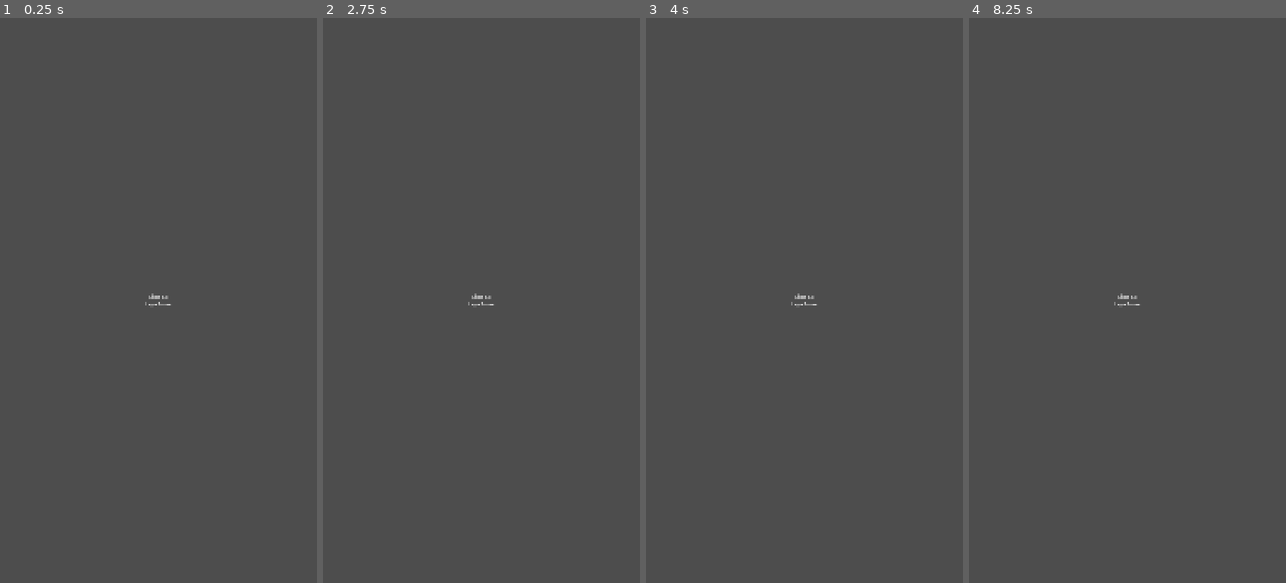
Above: before the commit, frames 1-4 (left to right).
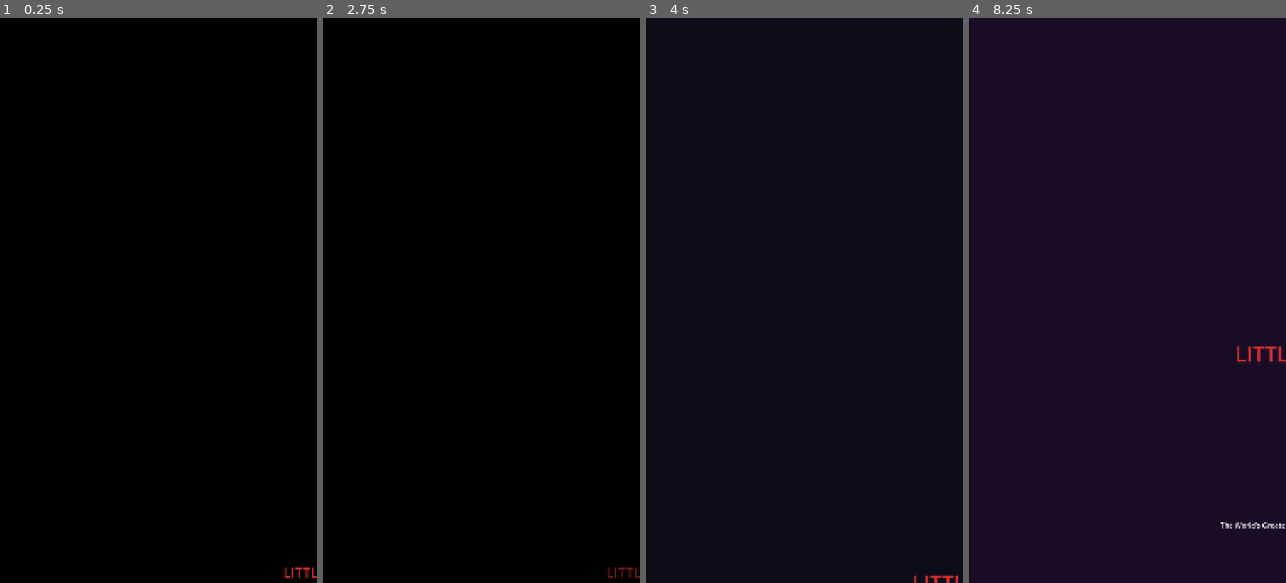
Above: after the commit, the same moments.

Repository: aallbrig/little_six_bike_race
Game: Godot game, scene res://scenes/logo/Logo.tscn
Two runs of this game, one before a commit and one after it. Both use one fixed random seed, a clock stepped at 60 frames per second and the inputs below.
Inputs (mouse positions are in pixels of both pictures, inside the frame that each line leads up to):
- Up to frame 1 (0.25 s): no input
- Up to frame 2 (2.75 s): tap Enter at 0.5, 2 s; move the mouse to (551, 272) at 0.52 s; tap E (exchange) at 0.6, 2.1 s; click (551, 272) at 0.67 s; tap Space (sprint) at 1.25, 1.35 s; move the mouse to (418, 328) at 1.27 s; click (418, 328) at 1.42 s; move the mouse to (513, 176) at 2.02 s; click (513, 176) at 2.17 s
- Up to frame 3 (4 s): tap Space (sprint) at 2.75, 2.85 s; move the mouse to (788, 413) at 2.77 s; click (788, 413) at 2.92 s; tap Enter at 3.5 s; move the mouse to (899, 385) at 3.52 s; tap E (exchange) at 3.6 s; click (899, 385) at 3.67 s
- Up to frame 4 (8.25 s): tap Space (sprint) at 4.25, 4.35, 5.85, 7.35 s; move the mouse to (1032, 215) at 4.27 s; click (1032, 215) at 4.42 s; move the mouse to (1143, 300) at 5.02 s; tap E (exchange) at 5.1, 6.6, 8.1 s; click (1143, 300) at 5.17 s; move the mouse to (1079, 159) at 5.77 s; click (1079, 159) at 5.92 s; move the mouse to (1197, 272) at 6.52 s; click (1197, 272) at 6.67 s; move the mouse to (1064, 328) at 7.27 s; click (1064, 328) at 7.42 s; move the mouse to (1159, 176) at 8.02 s; click (1159, 176) at 8.17 s

The runs differ from the first frame. In frame 1, 100% of the frame differs, in the area x 0-100%, y 0-100%; in frame 2, 100%; in frame 3, 100%; in frame 4, 100%.

Commit message:
feat(spec-002): implement core attract mode loop (partial)
- Logo.tscn with 3-second fade animation (0.5s in, 2s hold, 0.5s out) → CINEMATIC (REQ-002-001)
- IntroCinematic.tscn with skip button after 5s, music trigger, input handling (REQ-002-002)
- TitleScreen.tscn with pulsing "TAP TO START", 10s idle timer to DEMO, tap-to-start logic (REQ-002-003)
- DemoRace.tscn with 60s timer, "TAP TO PLAY" button, DEMO watermark (REQ-002-004)
- MainHub.tscn placeholder with player status and action buttons (REQ-002-007)
- Updated GameManager._load_scene() to handle scene transitions
- Basic attract mode flow working: Logo → Cinematic → Title → (timeout) Demo → Cinematic loop

Next: TransitionManager with iris wipe, full CreateRacer flow, and quit-to-host polish.

Diff:
--- /dev/null
+++ b/godot/LittleSix/scenes/cinematic/IntroCinematic.gd
@@ -0,0 +1,35 @@
+extends Control
+
+var _skipped = false
+
+func _ready() -> void:
+    # Start music
+    EventBus.music_track_requested.emit("attract", 1.0)
+
+    # Connect skip timer
+    $SkipTimer.timeout.connect(_on_skip_timer_timeout)
+
+    # Connect input for skip
+    gui_input.connect(_on_gui_input)
+
+func _on_skip_timer_timeout() -> void:
+    $SkipLabel.visible = true
+    $AnimationPlayer.play("show_skip")
+
+func _on_gui_input(event: InputEvent) -> void:
+    if $SkipLabel.visible and event is InputEventMouseButton and event.pressed:
+        _skip_to_title()
+
+func _skip_to_title() -> void:
+    if not _skipped:
+        _skipped = true
+        GameManager.transition_to(GameManager.GameState.TITLE)
+
+func _input(event: InputEvent) -> void:
+    if event is InputEventMouseButton and event.pressed and $SkipLabel.visible:
+        _skip_to_title()
+
+# Called when cinematic should end (would be triggered by AnimationPlayer in full version)
+func _on_cinematic_complete() -> void:
+    if not _skipped:
+        GameManager.transition_to(GameManager.GameState.TITLE)
--- /dev/null
+++ b/godot/LittleSix/scenes/cinematic/IntroCinematic.tscn
@@ -0,0 +1,102 @@
+[gd_scene load_steps=3 format=3 uid="uid://c3v3v3v3v3v3v3v3v3v3v3"]
+
+[ext_resource type="Script" uid="uid://d4v4v4v4v4v4v4v4v4v4v4" path="res://scenes/cinematic/IntroCinematic.gd" id="1"]
+
+[sub_resource type="Animation" id="Animation_1"]
+length = 5.0
+tracks/0/type = "value"
+tracks/0/imported = false
+tracks/0/enabled = true
+tracks/0/path = NodePath("SkipLabel:modulate")
+tracks/0/interp = 1
+tracks/0/loop_wrap = true
+tracks/0/keys = {
+"times": PackedFloat32Array(0, 5),
+"transitions": PackedFloat32Array(1, 1),
+"update": 0,
+"values": [Color(1, 1, 1, 0), Color(1, 1, 1, 1)]
+}
+
+[sub_resource type="AnimationLibrary" id="AnimationLibrary_1"]
+_data = {
+"show_skip": SubResource("Animation_1")
+}
+
+[node name="IntroCinematic" type="Control"]
+anchors_preset = 15
+anchor_right = 1.0
+anchor_bottom = 1.0
+offset_right = 1080.0
+offset_bottom = 1920.0
+grow_horizontal = 2
+grow_vertical = 2
+script = ExtResource("1")
+
+[node name="Background" type="ColorRect" parent="."]
+layout_mode = 0
+anchor_right = 1.0
+anchor_bottom = 1.0
+offset_right = 1080.0
+offset_bottom = 1920.0
+color = Color(0.05, 0.05, 0.1, 1)
+
+[node name="Title" type="Label" parent="."]
+layout_mode = 1
+anchors_preset = 8
+anchor_left = 0.5
+anchor_top = 0.5
+anchor_right = 0.5
+anchor_bottom = 0.5
+offset_left = -200.0
+offset_top = -100.0
+offset_right = 200.0
+offset_bottom = 100.0
+grow_horizontal = 2
+grow_vertical = 2
+theme_override_font_sizes/font_size = 72
+theme_override_colors/font_color = Color(0.827451, 0.180392, 0.180392, 1)
+text = "LITTLE SIX"
+horizontal_alignment = 1
+vertical_alignment = 1
+
+[node name="Subtitle" type="Label" parent="."]
+layout_mode = 1
+anchors_preset = 8
+anchor_left = 0.5
+anchor_top = 0.5
+anchor_right = 0.5
+anchor_bottom = 0.5
+offset_left = -250.0
+offset_top = 20.0
+offset_right = 250.0
+offset_bottom = 60.0
+grow_horizontal = 2
+grow_vertical = 2
+theme_override_font_sizes/font_size = 24
+text = "The World's Greatest College Weekend"
+horizontal_alignment = 1
+
+[node name="SkipLabel" type="Label" parent="."]
+visible = false
+layout_mode = 1
+anchors_preset = 5
+anchor_left = 1.0
+anchor_right = 1.0
+offset_left = -120.0
+offset_top = 20.0
+offset_right = -20.0
+offset_bottom = 60.0
+grow_horizontal = 0
+theme_override_colors/font_color = Color(0.7, 0.7, 0.7, 1)
+text = "TAP TO SKIP"
+horizontal_alignment = 2
+
+[node name="AnimationPlayer" type="AnimationPlayer" parent="."]
+libraries = {
+"": SubResource("AnimationLibrary_1")
+}
+
+[node name="SkipTimer" type="Timer" parent="."]
+wait_time = 5.0
+one_shot = true
+autostart = true
--- /dev/null
+++ b/godot/LittleSix/scenes/demo/DemoRace.gd
@@ -0,0 +1,20 @@
+extends Control
+
+var _demo_timer = 0.0
+const DEMO_DURATION = 60.0
+
+func _ready() -> void:
+    EventBus.music_track_requested.emit("race_normal", 1.0)
+    $TapToPlay.pressed.connect(_on_tap_to_play_pressed)
+    $DemoLabel.text = "DEMO"
+
+func _process(delta: float) -> void:
+    _demo_timer += delta
+    if _demo_timer >= DEMO_DURATION:
+        GameManager.transition_to(GameManager.GameState.CINEMATIC)
+
+func _on_tap_to_play_pressed() -> void:
+    if SaveManager.player_data == null:
+        GameManager.transition_to(GameManager.GameState.CREATE_RACER)
+    else:
+        GameManager.transition_to(GameManager.GameState.MAIN_HUB)
--- /dev/null
+++ b/godot/LittleSix/scenes/demo/DemoRace.tscn
@@ -0,0 +1,67 @@
+[gd_scene load_steps=2 format=3 uid="uid://a7b7b7b7b7b7b7b7b7b7b7b7"]
+
+[ext_resource type="Script" uid="uid://b8c8c8c8c8c8c8c8c8c8c8c8" path="res://scenes/demo/DemoRace.gd" id="1"]
+
+[node name="DemoRace" type="Control"]
+anchors_preset = 15
+anchor_right = 1.0
+anchor_bottom = 1.0
+offset_right = 1080.0
+offset_bottom = 1920.0
+grow_horizontal = 2
+grow_vertical = 2
+script = ExtResource("1")
+
+[node name="Background" type="ColorRect" parent="."]
+layout_mode = 0
+anchor_right = 1.0
+anchor_bottom = 1.0
+offset_right = 1080.0
+offset_bottom = 1920.0
+color = Color(0.05, 0.15, 0.1, 1)
+
+[node name="Label" type="Label" parent="."]
+layout_mode = 1
+anchors_preset = 8
+anchor_left = 0.5
+anchor_top = 0.5
+anchor_right = 0.5
+anchor_bottom = 0.5
+offset_left = -150.0
+offset_top = -50.0
+offset_right = 150.0
+offset_bottom = 50.0
+grow_horizontal = 2
+grow_vertical = 2
+theme_override_font_sizes/font_size = 48
+text = "DEMO RACE
+(60 seconds)"
+horizontal_alignment = 1
+
+[node name="DemoLabel" type="Label" parent="."]
+layout_mode = 1
+anchors_preset = 5
+anchor_left = 1.0
+anchor_right = 1.0
+offset_left = -100.0
+offset_top = 20.0
+offset_right = -20.0
+offset_bottom = 50.0
+grow_horizontal = 0
+theme_override_colors/font_color = Color(0.8, 0.8, 0.8, 0.4)
+text = "DEMO"
+horizontal_alignment = 2
+
+[node name="TapToPlay" type="Button" parent="."]
+layout_mode = 1
+anchors_preset = 8
+anchor_left = 0.5
+anchor_top = 0.8
+anchor_right = 0.5
+anchor_bottom = 0.8
+offset_left = -120.0
+offset_top = -30.0
+offset_right = 120.0
+offset_bottom = 30.0
+grow_horizontal = 2
+text = "TAP TO PLAY"
--- /dev/null
+++ b/godot/LittleSix/scenes/hub/MainHub.gd
@@ -0,0 +1,12 @@
+extends Control
+
+func _ready() -> void:
+    EventBus.music_track_requested.emit("hub", 1.0)
+    $TrainButton.pressed.connect(_on_train_pressed)
+    $RaceButton.pressed.connect(_on_race_pressed)
+
+func _on_train_pressed() -> void:
+    GameManager.transition_to(GameManager.GameState.TRAINING_DAY)
+
+func _on_race_pressed() -> void:
+    GameManager.transition_to(GameManager.GameState.LOBBY)
--- /dev/null
+++ b/godot/LittleSix/scenes/hub/MainHub.tscn
@@ -0,0 +1,84 @@
+[gd_scene load_steps=2 format=3 uid="uid://d9e9e9e9e9e9e9e9e9e9e9e9"]
+
+[ext_resource type="Script" uid="uid://f1a1a1a1a1a1a1a1a1a1a1a1" path="res://scenes/hub/MainHub.gd" id="1"]
+
+[node name="MainHub" type="Control"]
+anchors_preset = 15
+anchor_right = 1.0
+anchor_bottom = 1.0
+offset_right = 1080.0
+offset_bottom = 1920.0
+grow_horizontal = 2
+grow_vertical = 2
+script = ExtResource("1")
+
+[node name="Background" type="ColorRect" parent="."]
+layout_mode = 0
+anchor_right = 1.0
+anchor_bottom = 1.0
+offset_right = 1080.0
+offset_bottom = 1920.0
+color = Color(0.1, 0.1, 0.2, 1)
+
+[node name="Title" type="Label" parent="."]
+layout_mode = 1
+anchors_preset = 8
+anchor_left = 0.5
+anchor_top = 0.2
+anchor_right = 0.5
+anchor_bottom = 0.2
+offset_left = -200.0
+offset_top = -30.0
+offset_right = 200.0
+offset_bottom = 30.0
+grow_horizontal = 2
+grow_vertical = 2
+theme_override_font_sizes/font_size = 48
+text = "MAIN HUB"
+horizontal_alignment = 1
+
+[node name="Status" type="Label" parent="."]
+layout_mode = 1
+anchors_preset = 8
+anchor_left = 0.5
+anchor_top = 0.4
+anchor_right = 0.5
+anchor_bottom = 0.4
+offset_left = -150.0
+offset_top = -50.0
+offset_right = 150.0
+offset_bottom = 50.0
+grow_horizontal = 2
+grow_vertical = 2
+text = "Player: Rider
+Week 1 • HOT 🔥
+Progress: 1/3 days"
+horizontal_alignment = 1
+
+[node name="TrainButton" type="Button" parent="."]
+layout_mode = 1
+anchors_preset = 8
+anchor_left = 0.5
+anchor_top = 0.6
+anchor_right = 0.5
+anchor_bottom = 0.6
+offset_left = -120.0
+offset_top = -25.0
+offset_right = 120.0
+offset_bottom = 25.0
+grow_horizontal = 2
+text = "TRAIN TODAY"
+
+[node name="RaceButton" type="Button" parent="."]
+layout_mode = 1
+anchors_preset = 8
+anchor_left = 0.5
+anchor_top = 0.7
+anchor_right = 0.5
+anchor_bottom = 0.7
+offset_left = -120.0
+offset_top = -25.0
+offset_right = 120.0
+offset_bottom = 25.0
+grow_horizontal = 2
+text = "RACE NOW"
--- /dev/null
+++ b/godot/LittleSix/scenes/logo/Logo.gd
@@ -0,0 +1,9 @@
+extends Control
+
+func _ready() -> void:
+    # Start the logo animation
+    $AnimationPlayer.play("show")
+
+    # Wait for animation to complete then transition
+    await $AnimationPlayer.animation_finished
+    GameManager.transition_to(GameManager.GameState.CINEMATIC)
--- a/godot/LittleSix/scenes/logo/Logo.tscn
+++ b/godot/LittleSix/scenes/logo/Logo.tscn
@@ -1,14 +1,75 @@
-[gd_scene load_steps=1 format=3 uid="uid://b8w8w8w8w8w8w8w8w8w8w8"]
+[gd_scene load_steps=4 format=3 uid="uid://b8w8w8w8w8w8w8w8w8w8w8"]
 
-[node name="Logo" type="Node"]
+[ext_resource type="Script" uid="uid://c2v2v2v2v2v2v2v2v2v2v2" path="res://scenes/logo/Logo.gd" id="1"]
 
-[node name="Label" type="Label" parent="."]
+[sub_resource type="Animation" id="Animation_1"]
+length = 3.0
+tracks/0/type = "value"
+tracks/0/imported = false
+tracks/0/enabled = true
+tracks/0/path = NodePath("Background:color")
+tracks/0/interp = 1
+tracks/0/loop_wrap = true
+tracks/0/keys = {
+"times": PackedFloat32Array(0, 0.5, 2.5, 3),
+"transitions": PackedFloat32Array(1, 1, 1, 1),
+"update": 0,
+"values": [Color(0, 0, 0, 1), Color(0, 0, 0, 1), Color(0, 0, 0, 1), Color(0, 0, 0, 1)]
+}
+tracks/1/type = "value"
+tracks/1/imported = false
+tracks/1/enabled = true
+tracks/1/path = NodePath("LogoContainer/LogoLabel:modulate")
+tracks/1/interp = 1
+tracks/1/loop_wrap = true
+tracks/1/keys = {
+"times": PackedFloat32Array(0, 0.5, 2.5, 3),
+"transitions": PackedFloat32Array(0.25, 1, 1, 0.25),
+"update": 0,
+"values": [Color(1, 1, 1, 0), Color(1, 1, 1, 1), Color(1, 1, 1, 1), Color(1, 1, 1, 0)]
+}
+
+[sub_resource type="AnimationLibrary" id="AnimationLibrary_1"]
+_data = {
+"show": SubResource("Animation_1")
+}
+
+[node name="Logo" type="Control"]
+anchors_preset = 15
+anchor_right = 1.0
+anchor_bottom = 1.0
+offset_right = 1080.0
+offset_bottom = 1920.0
+grow_horizontal = 2
+grow_vertical = 2
+script = ExtResource("1")
+
+[node name="Background" type="ColorRect" parent="."]
+layout_mode = 0
+anchor_right = 1.0
+anchor_bottom = 1.0
+offset_right = 1080.0
+offset_bottom = 1920.0
+color = Color(0, 0, 0, 1)
+
+[node name="LogoContainer" type="CenterContainer" parent="."]
+layout_mode = 1
 anchors_preset = 15
 anchor_right = 1.0
 anchor_bottom = 1.0
 grow_horizontal = 2
 grow_vertical = 2
-text = "Little Six
-Logo Scene"
+
+[node name="LogoLabel" type="Label" parent="LogoContainer"]
+layout_mode = 2
+theme_override_font_sizes/font_size = 48
+theme_override_colors/font_color = Color(0.827451, 0.180392, 0.180392, 1)
+text = "LITTLE SIX
+STUDIOS"
 horizontal_alignment = 1
 vertical_alignment = 1
+
+[node name="AnimationPlayer" type="AnimationPlayer" parent="."]
+libraries = {
+"": SubResource("AnimationLibrary_1")
+}
--- /dev/null
+++ b/godot/LittleSix/scenes/title/TitleScreen.gd
@@ -0,0 +1,42 @@
+extends Control
+
+func _ready() -> void:
+    # Start pulsing animation for "TAP TO START"
+    $PulseTimer.timeout.connect(_on_pulse_timer_timeout)
+    $IdleTimer.timeout.connect(_on_idle_timer_timeout)
+
+    # Initial pulse
+    _pulse_tap_label()
+
+    # Connect input for any tap
+    gui_input.connect(_on_gui_input)
+
+    # Start music
+    EventBus.music_track_requested.emit("attract", 0.5)
+
+func _on_pulse_timer_timeout() -> void:
+    _pulse_tap_label()
+
+func _pulse_tap_label() -> void:
+    var tween = create_tween()
+    tween.tween_property($TapLabel, "modulate:a", 0.3, 0.6)
+    tween.tween_property($TapLabel, "modulate:a", 1.0, 0.6)
+
+func _on_idle_timer_timeout() -> void:
+    # Auto advance to demo after 10 seconds of no input
+    GameManager.transition_to(GameManager.GameState.DEMO)
+
+func _on_gui_input(event: InputEvent) -> void:
+    if event is InputEventMouseButton and event.pressed:
+        _start_game()
+
+func _input(event: InputEvent) -> void:
+    if event is InputEventMouseButton and event.pressed:
+        _start_game()
+
+func _start_game() -> void:
+    $IdleTimer.stop()
+    if SaveManager.player_data == null:
+        GameManager.transition_to(GameManager.GameState.CREATE_RACER)
+    else:
+        GameManager.transition_to(GameManager.GameState.MAIN_HUB)
--- /dev/null
+++ b/godot/LittleSix/scenes/title/TitleScreen.tscn
@@ -0,0 +1,81 @@
+[gd_scene load_steps=2 format=3 uid="uid://e5f5f5f5f5f5f5f5f5f5f5f5"]
+
+[ext_resource type="Script" uid="uid://f6g6g6g6g6g6g6g6g6g6g6" path="res://scenes/title/TitleScreen.gd" id="1"]
+
+[node name="TitleScreen" type="Control"]
+anchors_preset = 15
+anchor_right = 1.0
+anchor_bottom = 1.0
+offset_right = 1080.0
+offset_bottom = 1920.0
+grow_horizontal = 2
+grow_vertical = 2
+script = ExtResource("1")
+
+[node name="Background" type="ColorRect" parent="."]
+layout_mode = 0
+anchor_right = 1.0
+anchor_bottom = 1.0
+offset_right = 1080.0
+offset_bottom = 1920.0
+color = Color(0.1, 0.05, 0.15, 1)
+
+[node name="Title" type="Label" parent="."]
+layout_mode = 1
+anchors_preset = 8
+anchor_left = 0.5
+anchor_top = 0.3
+anchor_right = 0.5
+anchor_bottom = 0.3
+offset_left = -300.0
+offset_top = -60.0
+offset_right = 300.0
+offset_bottom = 60.0
+grow_horizontal = 2
+grow_vertical = 2
+theme_override_font_sizes/font_size = 72
+theme_override_colors/font_color = Color(0.827451, 0.180392, 0.180392, 1)
+text = "LITTLE SIX"
+horizontal_alignment = 1
+
+[node name="Subtitle" type="Label" parent="."]
+layout_mode = 1
+anchors_preset = 8
+anchor_left = 0.5
+anchor_top = 0.45
+anchor_right = 0.5
+anchor_bottom = 0.45
+offset_left = -250.0
+offset_top = -20.0
+offset_right = 250.0
+offset_bottom = 20.0
+grow_horizontal = 2
+grow_vertical = 2
+theme_override_font_sizes/font_size = 24
+text = "The World's Greatest College Weekend"
+horizontal_alignment = 1
+
+[node name="TapLabel" type="Label" parent="."]
+layout_mode = 1
+anchors_preset = 8
+anchor_left = 0.5
+anchor_top = 0.65
+anchor_right = 0.5
+anchor_bottom = 0.65
+offset_left = -150.0
+offset_top = -20.0
+offset_right = 150.0
+offset_bottom = 20.0
+grow_horizontal = 2
+grow_vertical = 2
+theme_override_font_sizes/font_size = 32
+text = "TAP TO START"
+horizontal_alignment = 1
+
+[node name="PulseTimer" type="Timer" parent="."]
+wait_time = 0.6
+autostart = true
+
+[node name="IdleTimer" type="Timer" parent="."]
+wait_time = 10.0
+autostart = true
--- a/godot/LittleSix/scripts/autoloads/GameManager.gd
+++ b/godot/LittleSix/scripts/autoloads/GameManager.gd
@@ -70,9 +70,13 @@
     pass
 
 func _load_scene(scene_path: String, data: Dictionary = {}) -> void:
-    # TODO: Implement scene loading logic
-    # For now, just print for debugging
-    print("Loading scene: " + scene_path + " with data: " + str(data))
+    # Use SceneTree to change scenes with transition support
+    var current_scene = get_tree().current_scene
+    if current_scene and current_scene.name != "Logo":
+        # For now, just change scene. TransitionManager will be added in full Spec 002
+        get_tree().change_scene_to_file(scene_path)
+    else:
+        get_tree().change_scene_to_file(scene_path)
 
 func quit_to_host(reason: String = "player_exit") -> void:
     HostBridge.emit_to_host("quit", { "reason": reason })
